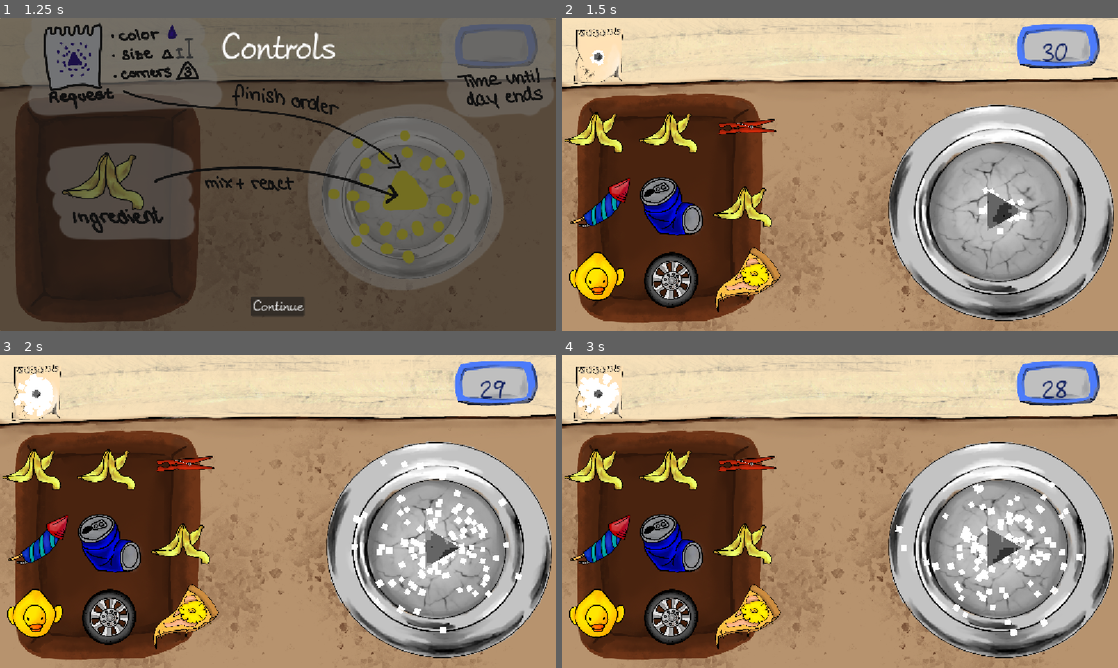
Above: before the commit, frames 1-4 (two rows, left to right).
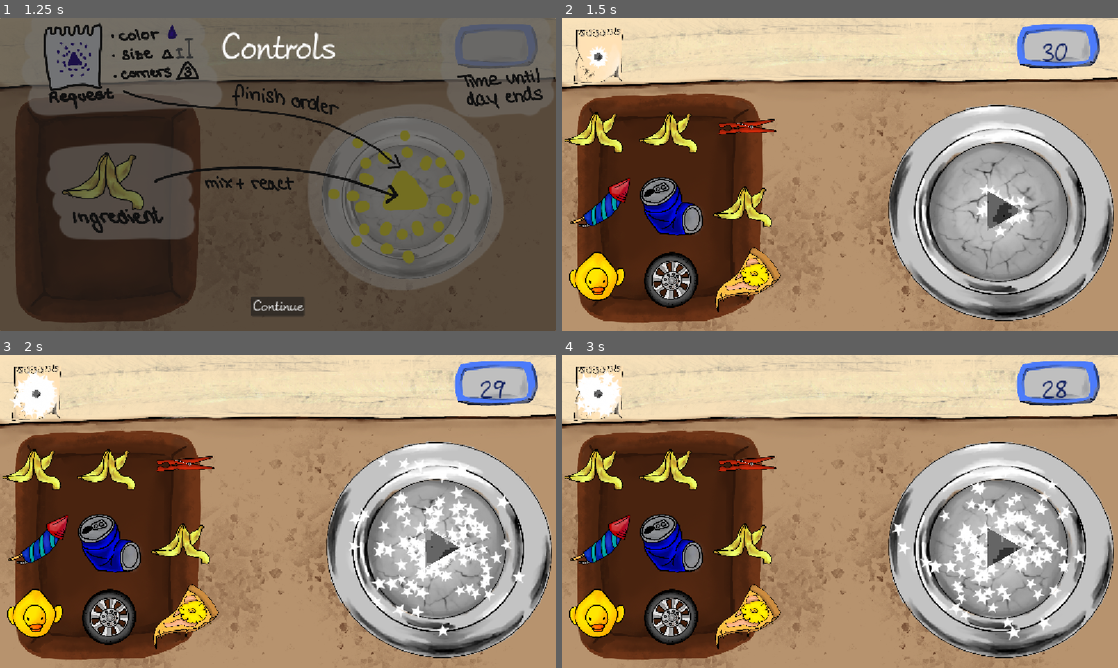
Above: after the commit, the same moments.

Repository: KIT-GameJam/Firework-Craft
Game: Godot game, scene res://gamemanager/gamemanager.tscn
Same seed, same stepped clock (60 frames per second), same inputs: the game is played once before the commit and once after it.
Inputs (mouse positions are in pixels of both pictures, inside the frame that each line leads up to):
- Up to frame 1 (1.25 s): click "Start" at 0.5 s
- Up to frame 2 (1.5 s): click "Continue" at 1.25 s
- Up to frame 3 (2 s): no input
- Up to frame 4 (3 s): tap Enter at 2 s; move the mouse to (600, 392) at 2.02 s; hold D (move_right) 2.03-2.78 s; click (600, 392) at 2.17 s; move the mouse to (600, 464) at 2.77 s; hold S (move_down) from 2.78 s (still down); click (600, 464) at 2.92 s

Frame 1 is identical in both runs. In frame 2, 0.2% of the frame differs, in the area x 4-85%, y 8-70%; in frame 3, 1.5%; in frame 4, 1.6%, in the area x 2-95%, y 4-92%.

Commit message:
set particle texture to stars

Diff:
--- a/entities/flask/particles.gd
+++ b/entities/flask/particles.gd
@@ -19,8 +19,8 @@
 	var particle_scale: int = 10 + new_size * 2
 	form.set_size(new_size)
 	particles.lifetime = 2 + .2 * new_size
-	particles.scale_amount_min = particle_scale - 2
-	particles.scale_amount_max = particle_scale + 2
+	particles.scale_amount_min = .8 + new_size * .2
+	particles.scale_amount_max = 1.2 + new_size * .2
 	particles.amount = particle_scale * 10
 	particles.speed_scale = 3 + .3 * new_size
 
--- a/entities/flask/particles.tscn
+++ b/entities/flask/particles.tscn
@@ -1,6 +1,7 @@
-[gd_scene load_steps=10 format=3 uid="uid://mr0nop6jx4b2"]
+[gd_scene load_steps=11 format=3 uid="uid://mr0nop6jx4b2"]
 
 [ext_resource type="Script" uid="uid://oa115hpil50" path="res://entities/flask/particles.gd" id="1_85akk"]
+[ext_resource type="Texture2D" uid="uid://qco5dcujter0" path="res://textures/star.png" id="2_8my8b"]
 [ext_resource type="Shader" uid="uid://cxyah2srfigsa" path="res://other/water.gdshader" id="3_8ko70"]
 [ext_resource type="Script" uid="uid://g8ko5kmvc57j" path="res://entities/flask/particles_form.gd" id="5_hpbrh"]
 
@@ -42,6 +43,7 @@
 
 [node name="CPUParticles2D" type="CPUParticles2D" parent="."]
 amount = 100
+texture = ExtResource("2_8my8b")
 lifetime = 6.0
 speed_scale = 3.0
 randomness = 1.0
@@ -50,8 +52,8 @@
 gravity = Vector2(0, 0)
 initial_velocity_min = 40.0
 initial_velocity_max = 100.0
-scale_amount_min = 8.0
-scale_amount_max = 12.0
+scale_amount_min = 0.8
+scale_amount_max = 1.2
 
 [node name="Form" type="Polygon2D" parent="."]
 material = SubResource("ShaderMaterial_hpbrh")
Binary file added: textures/star.png
Not shown, added: textures/star.png.import
